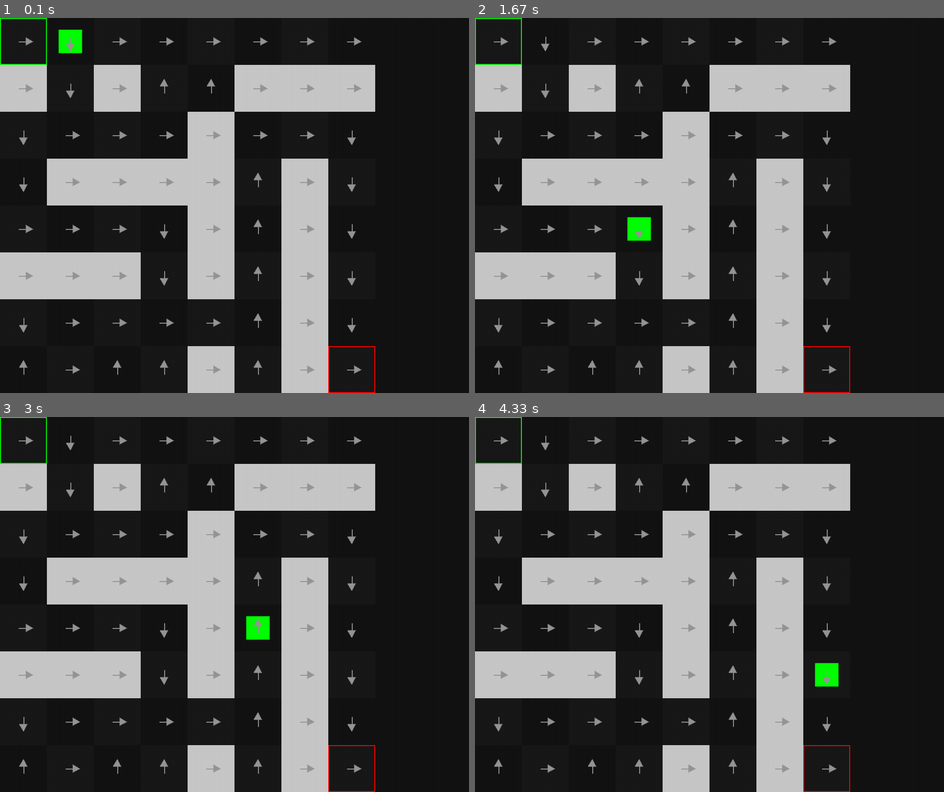
Above: before the commit, frames 1-4 (two rows, left to right).
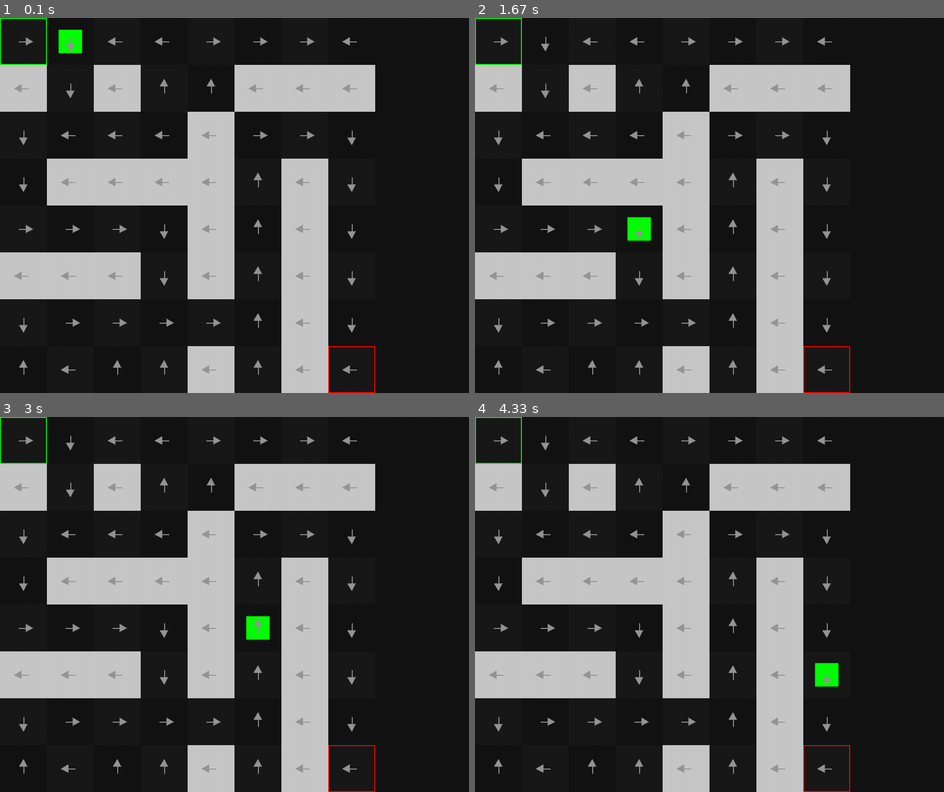
Above: after the commit, the same moments.

Repository: mprostakk/WSI
Game: pygame game, started from zad6/main.py
Same seed, same stepped clock (60 frames per second), same inputs: the game is played once before the commit and once after it.
Inputs:
- Up to frame 1 (0.1 s): no input
- Up to frame 2 (1.67 s): no input
- Up to frame 3 (3 s): no input
- Up to frame 4 (4.33 s): no input

The runs differ from the first frame. In frame 1, 1.0% of the frame differs, in the area x 3-78%, y 5-95%; in frame 2, 1.0%; in frame 3, 1.0%; in frame 4, 1.0%.

Commit message:
Fix drawing arrows

Diff:
--- a/zad6/helpers.py
+++ b/zad6/helpers.py
@@ -53,8 +53,8 @@
     def draw_map(self, game_map: GameMap, q_table: np.array) -> None:
         self.game_display.fill(self.black)
 
-        for x in range(game_map.length):
-            for y in range(x % 2, game_map.width, 2):
+        for x in range(game_map.width):
+            for y in range(x % 2, game_map.length, 2):
                 pygame.draw.rect(
                     self.game_display,
                     self.dark_grey,
@@ -94,13 +94,13 @@
                 (wall_point[1] * s, wall_point[0] * s, s, s),
             )
 
-        for i in range(game_map.length):
-            for j in range(game_map.width):
-                p = (i, j)
+        for i in range(game_map.width):
+            for j in range(game_map.length):
+                p = (j, i)
                 state_index = game_map.convert_point_to_state_index(p)
                 action = Action(q_table[state_index].argmax() + 1)
                 draw_arrow_2(
-                    self.game_display, (150, 150, 150), (j * s + s // 2, i * s + s // 2), action
+                    self.game_display, (150, 150, 150), (i * s + s // 2, j * s + s // 2), action
                 )
 
         pygame.display.update()
@@ -118,11 +118,11 @@
         flip = True
     elif action == Action.DOWN:
         y = 10
-    elif action.LEFT:
+    elif action == action.LEFT:
         x = 10
+        flip = True
     else:
         x = 10
-        flip = True
 
     p1 = (p1[0] - x, p1[1] - y)
     p2 = (p2[0] + x, p2[1] + y)
--- a/zad6/main.py
+++ b/zad6/main.py
@@ -27,6 +27,7 @@
     learning_rate: float = 0.1,
     epsilon: float = 0.1,
     gamma: float = 0.6,
+    max_number_of_turns: int = 10000,
 ) -> np.array:
     number_of_states = game_map.width * game_map.length
     number_of_actions = 4
@@ -40,7 +41,8 @@
         if epoch % 100 == 0:
             print(epoch)
 
-        while not finished:
+        turns = 0
+        while not finished and turns < max_number_of_turns:
             if should_explore(epsilon):
                 action = Action.random()
             else:
@@ -57,6 +59,7 @@
 
             state_index = step.next_state_index
             finished = step.finished
+            turns += 1
 
     return q_table
 
@@ -117,7 +120,7 @@
     q_table = train(game_map)
     play(map_pygame, game_map, q_table)
 
-    pygame.time.wait(50000)
+    pygame.time.wait(10000)
     pygame.quit()
 
 
Not shown, changed: zad6/README.md
